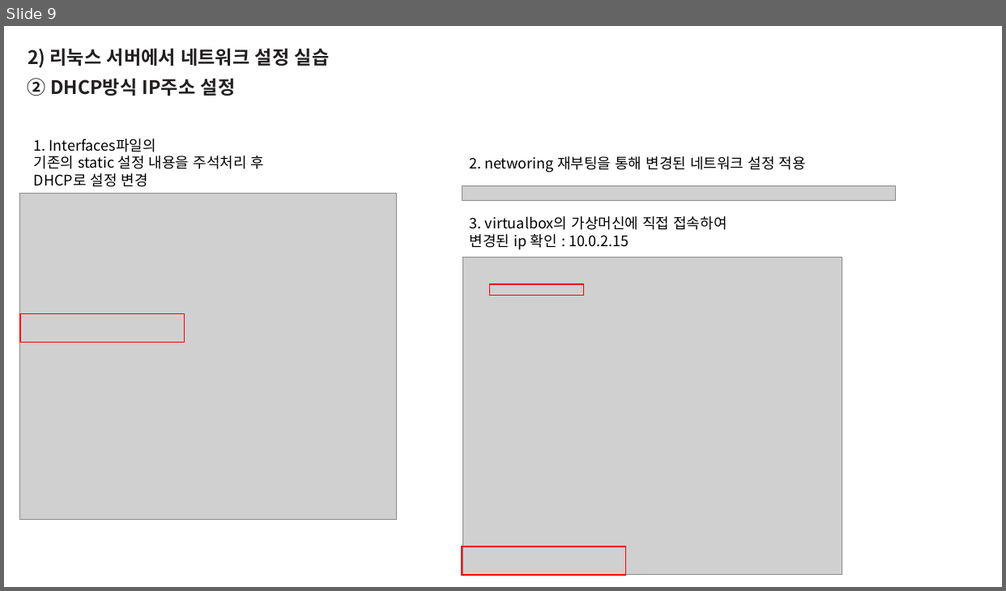
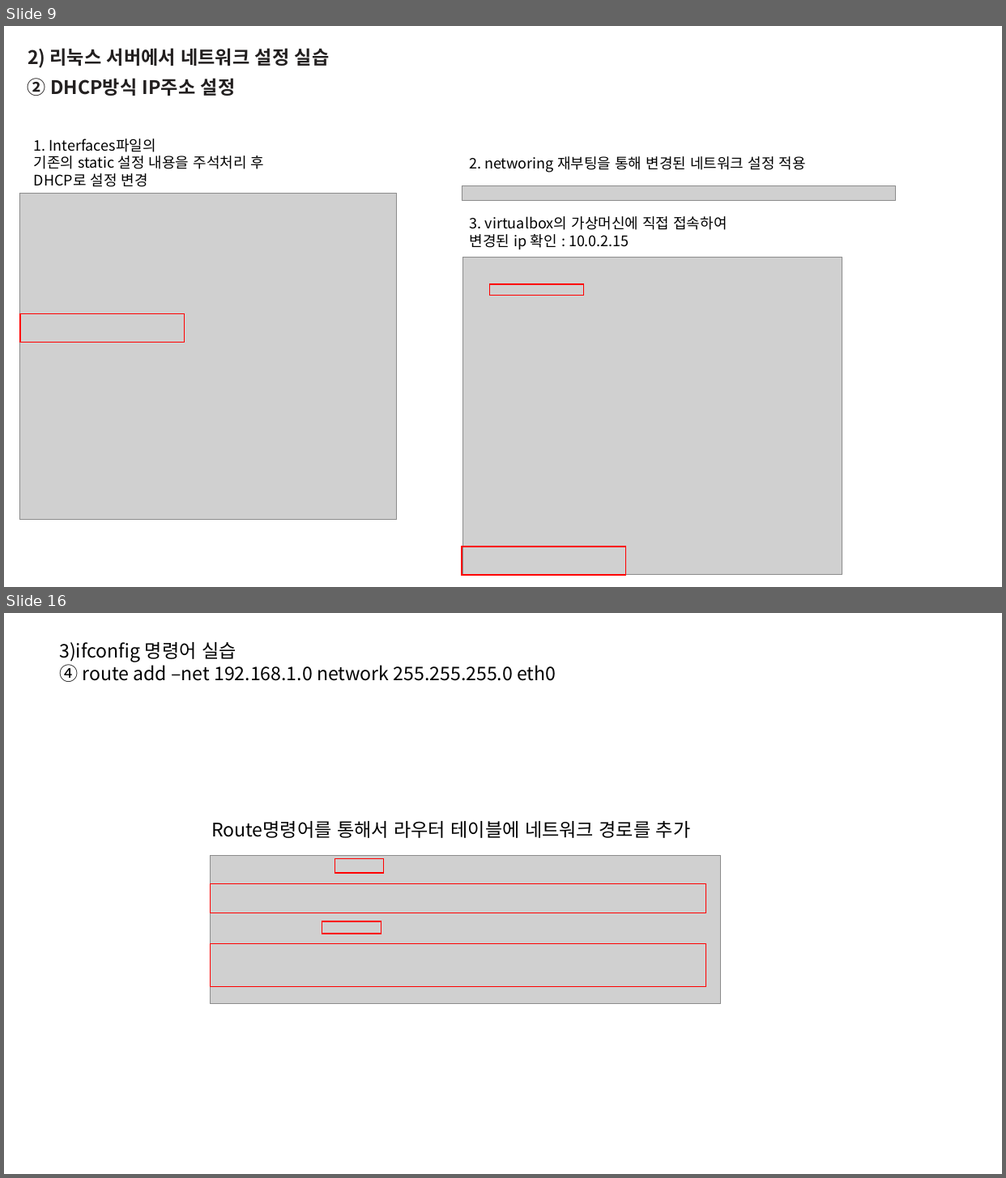
Before and after one commit to blueduckgraymouse/KOPO_SoftwareCoding, a slide deck: 리눅스 프로그래밍 수업/7강/35_임현덕_20220411.pptx. Shown one above the other, each under a label of ours: slide 9 before the commit, slides 9 and 16 after it; the slides between them are not shown. The pictures are 1006x591 and 1006x1178 pixels, drawn with LibreOffice and Linux fonts; fonts in the diff are those of the drawing; grey boxes stand for pictures. Boxes give left, top, right and bottom in pixels: in the first picture for what was removed or moved away, otherwise in the second. Text is boxed around its words. In the diff, an @@ line names an element or a change of style, - is before the commit and + after.

```diff
--- a/리눅스 프로그래밍 수업/7강/35_임현덕_20220411.pptx
+++ b/리눅스 프로그래밍 수업/7강/35_임현덕_20220411.pptx
@@ slide 16 added at (x1=4, y1=613, x2=1002, y2=1174), background #FFFFFF @@
@@ text added at (x1=59, y1=642, x2=556, y2=682), 18 pt, text #000000 @@
+3)ifconfig 명령어 실습
+④ route add –net 192.168.1.0 network 255.255.255.0 eth0
@@ text added at (x1=211, y1=821, x2=691, y2=838), 18 pt, text #000000 @@
+Route명령어를 통해서 라우터 테이블에 네트워크 경로를 추가
@@ picture added at (x1=210, y1=856, x2=720, y2=1004) @@
@@ rectangle added at (x1=335, y1=858, x2=384, y2=873), outline #FF0000 1 pt @@
@@ rectangle added at (x1=210, y1=884, x2=705, y2=914), outline #FF0000 1 pt @@
@@ rectangle added at (x1=322, y1=922, x2=381, y2=934), outline #FF0000 1 pt @@
@@ rectangle added at (x1=210, y1=944, x2=705, y2=986), outline #FF0000 1 pt @@
```
Also in this commit, not shown: 2 slides changed, 16 other slides added, 3 slides removed.
